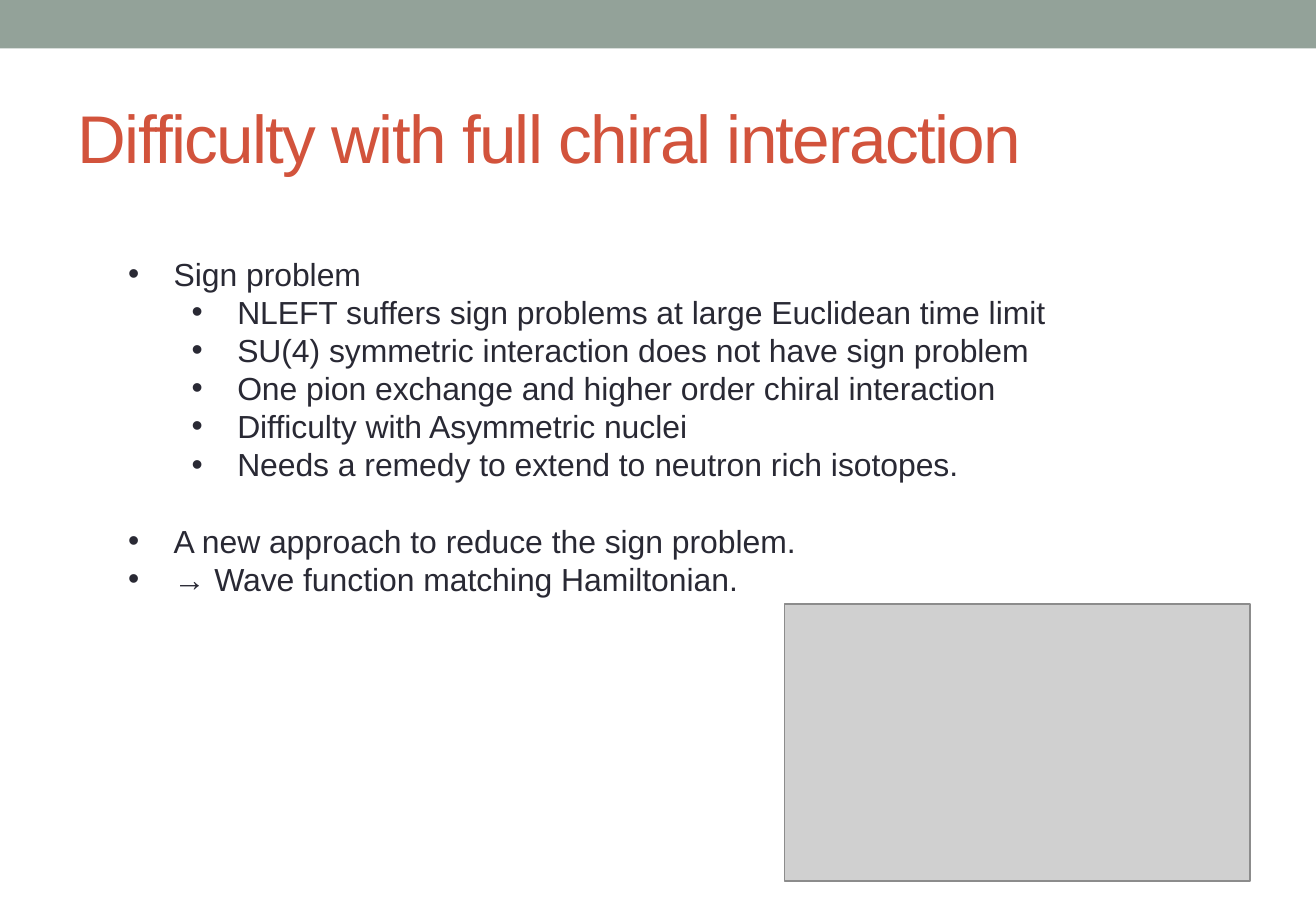
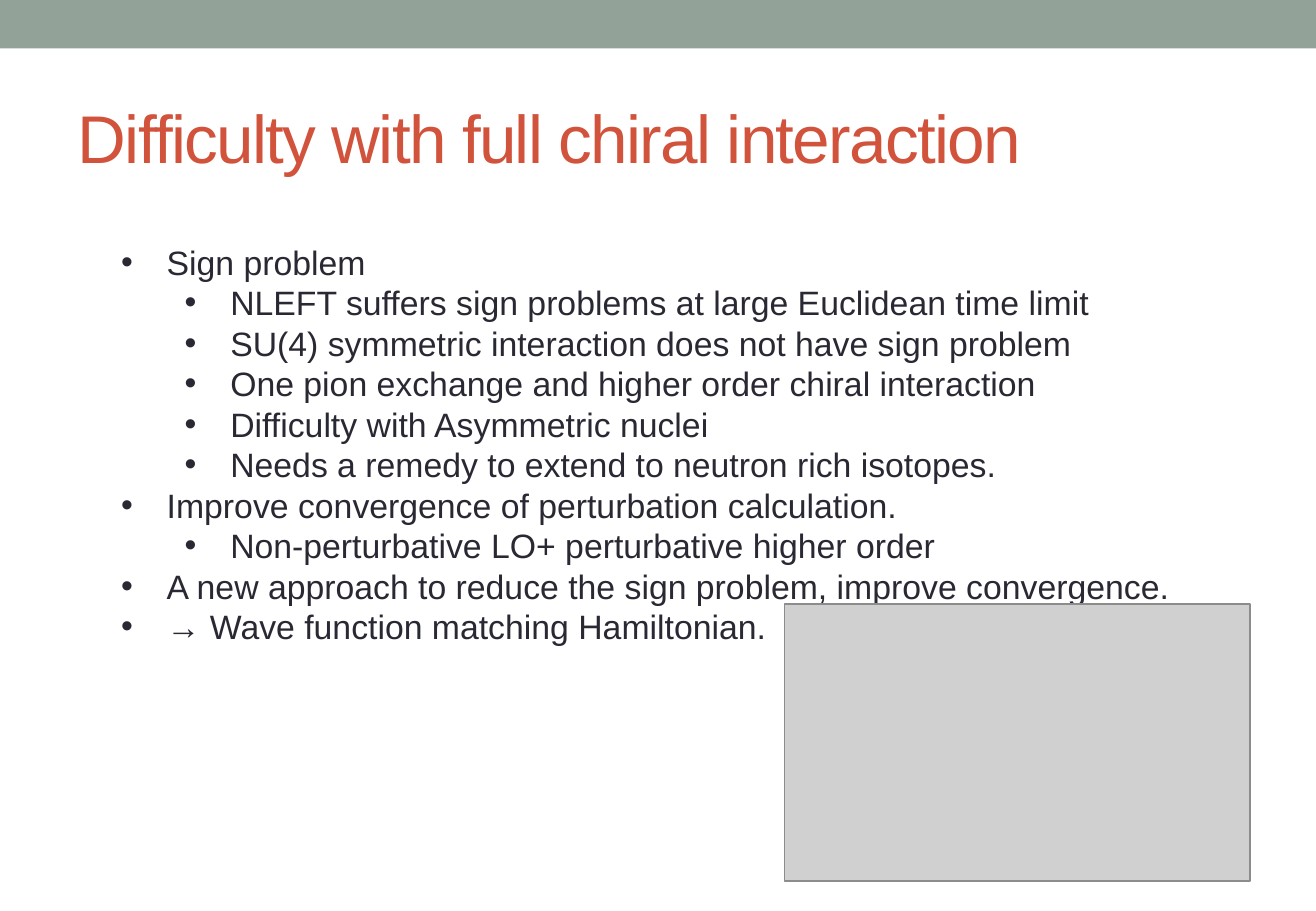
Before and after one commit to alphacentaury-github/NPSS2020, a slide deck: slide 9 of 20220411_KPS_송영호.pptx (slide 11 before the commit). Drawn at 1316x911 pixels with LibreOffice and Linux fonts; fonts in the diff are those of the drawing; grey boxes stand for pictures. Boxes give left, top, right and bottom in pixels: in the first picture for what was removed or moved away, otherwise in the second. Text is boxed around its words. In the diff, an @@ line names an element or a change of style, - is before the commit and + after.

```diff
--- a/20220411_KPS_송영호.pptx
+++ b/20220411_KPS_송영호.pptx
@@ text "Sign problem": place and size @@
-text "Sign problem" at [174,263,1045,597]
+text "Sign problem" at [167,250,1169,646]
@@ text at [167,250,1089,646]: size 18.9 to 20 pt in "Sign problem", "NLEFT suffers sign problems at large Euclidean ...", "SU(4) symmetric interaction does not have sign ...", "One pion exchange and higher order chiral ..." and 3 more places @@
@@ text at [167,493,1169,606]: text changed; size 18.9 to 20 pt @@
-• A new approach to reduce the sign problem.
+• Improve convergence of perturbation calculation.
+  • Non-perturbative LO+ perturbative higher order
+• A new approach to reduce the sign problem, improve convergence.
```
Also in this commit, not shown: 3 other slides changed, 2 slides added, 2 slides removed.
